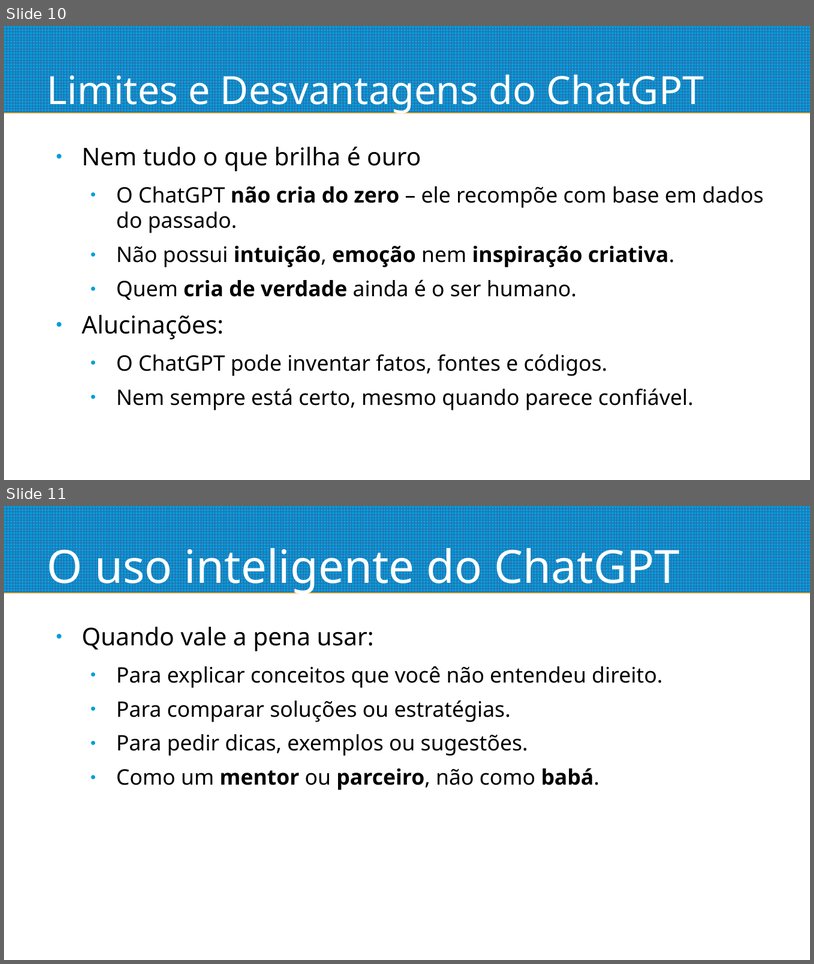
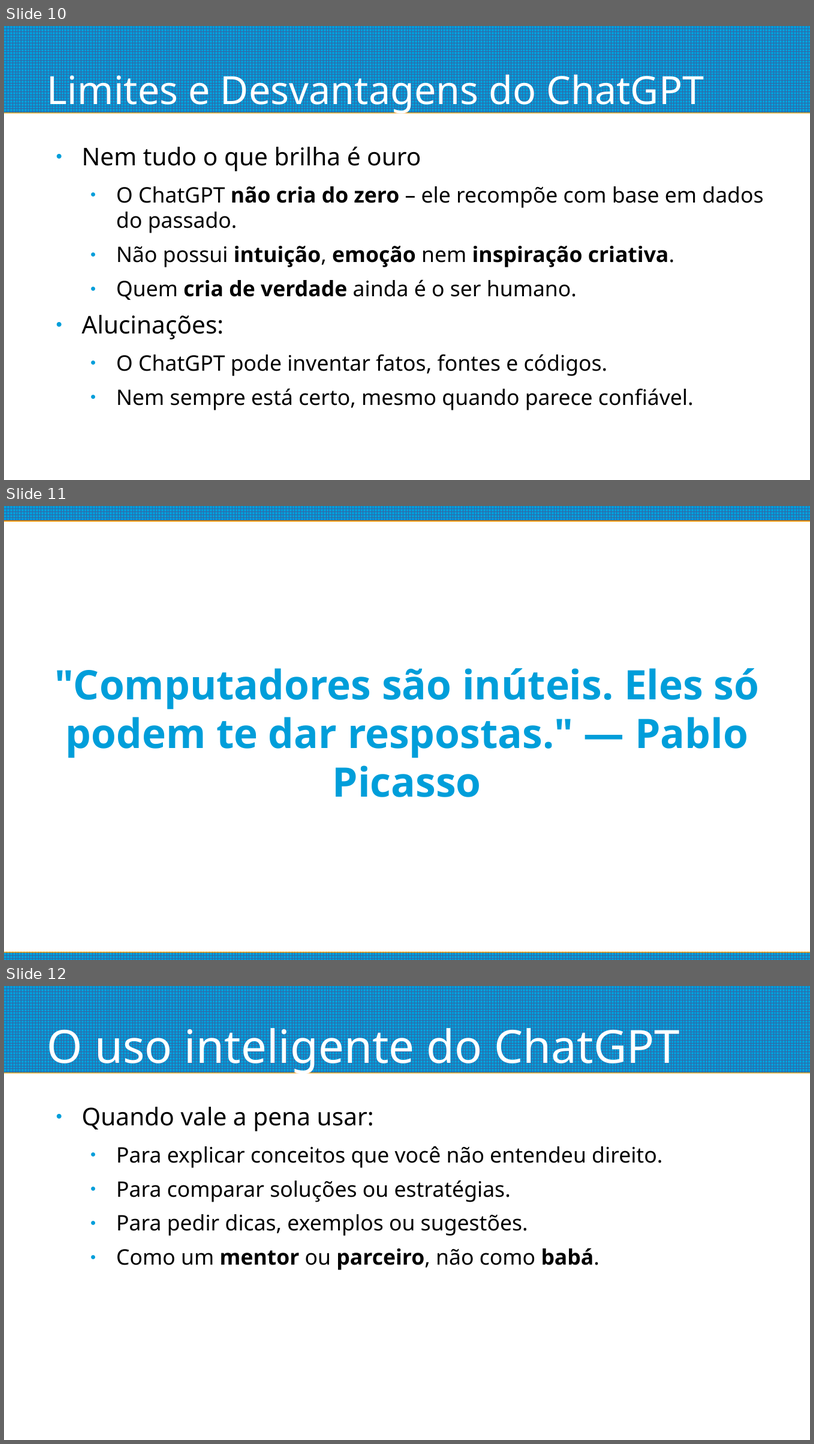
Before and after one commit to pedrosiqueira/ifmsjs, a slide deck: sveltekit-avançado/LLMs.odp. Shown one above the other, each under a label of ours: slides 10 and 11 before the commit, slides 10, 11 and 12 after it. The pictures are 814x964 and 814x1444 pixels, drawn with LibreOffice and Linux fonts; fonts in the diff are those of the drawing. Boxes give left, top, right and bottom in pixels: in the first picture for what was removed or moved away, otherwise in the second. Text is boxed around its words. In the diff, an @@ line names an element or a change of style, - is before the commit and + after.

```diff
--- a/sveltekit-avançado/LLMs.odp
+++ b/sveltekit-avançado/LLMs.odp
@@ slide 11 added at (x1=4, y1=506, x2=810, y2=960), background #FFFFFF @@
@@ rectangle added at (x1=4, y1=506, x2=810, y2=520), fill pattern #3465A4 on #009EDA @@
@@ subtitle added at (x1=54, y1=668, x2=760, y2=797), 40 pt, text #009EDA, bold @@
+"Computadores são inúteis. Eles só podem te dar respostas." — Pablo Picasso
@@ rectangle added at (x1=4, y1=952, x2=810, y2=960), fill pattern #3465A4 on #009EDA @@
@@ what was slide 11 is now slide 12 @@
```
Also in this commit, not shown: 1 slide changed, 5 other files.
